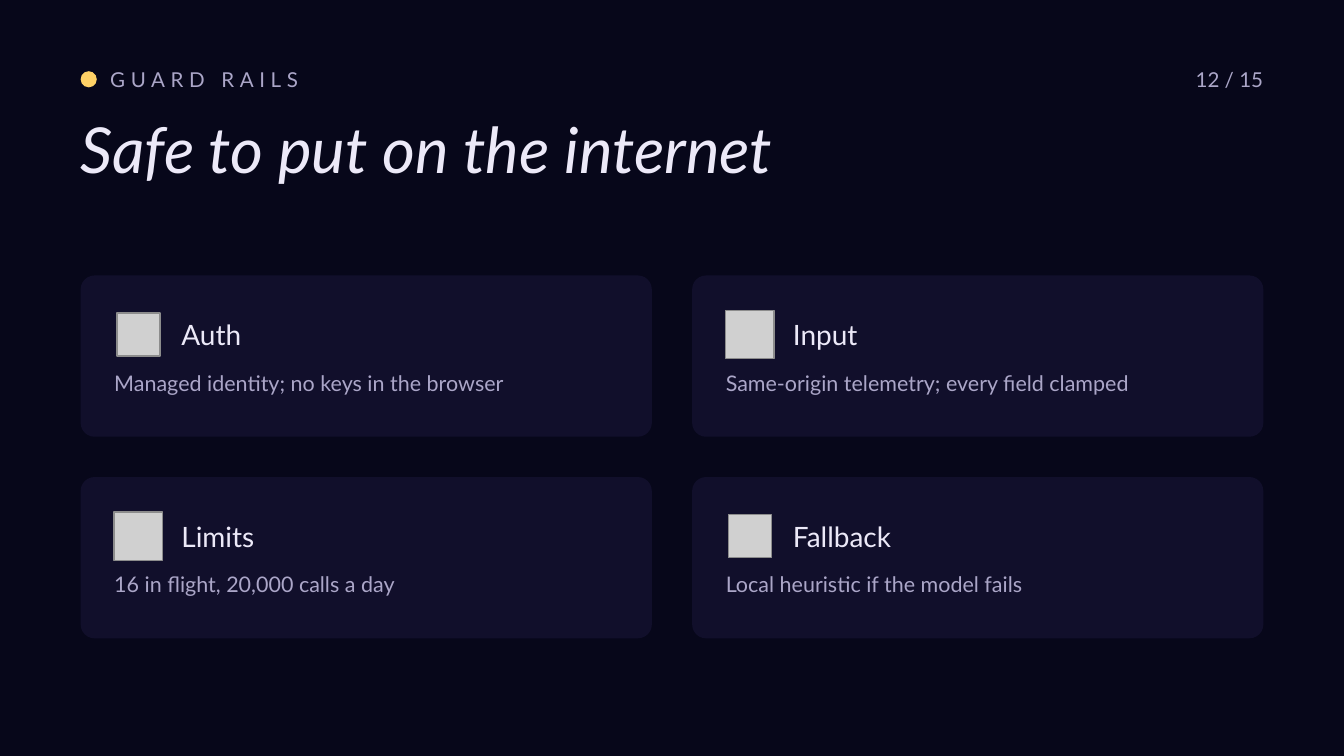
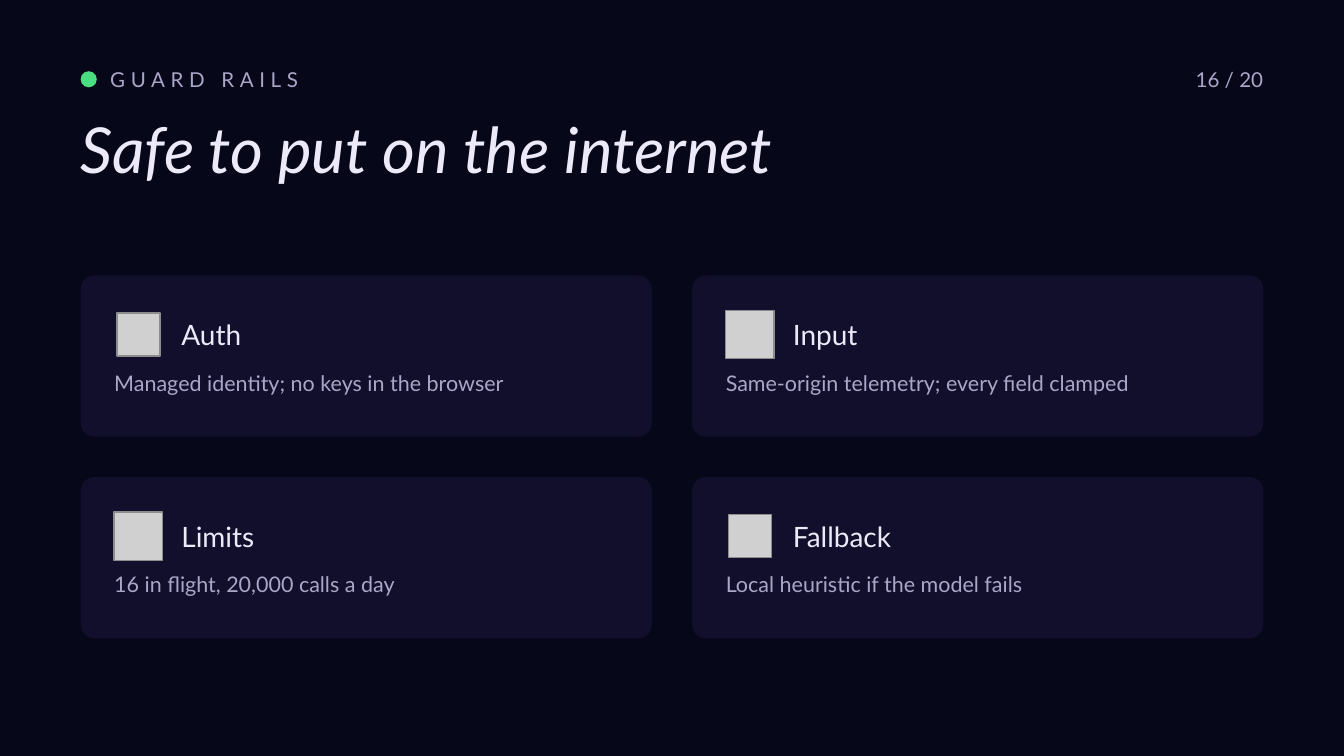
Before and after one commit to roryp/racing, a slide deck: slide 16 of docs/luna-gp-deck.pptx (slide 13 before the commit). Drawn at 1344x756 pixels with LibreOffice and Linux fonts; fonts in the diff are those of the drawing; grey boxes stand for pictures. Boxes give left, top, right and bottom in pixels: in the first picture for what was removed or moved away, otherwise in the second. Text is boxed around its words. In the diff, an @@ line names an element or a change of style, - is before the commit and + after.

```diff
--- a/docs/luna-gp-deck.pptx
+++ b/docs/luna-gp-deck.pptx
@@ ellipse at [81,71,97,87]: fill #FFD166 to #4ADE80 @@
@@ text at [1196,72,1263,87]: text changed @@
-12 / 15
+16 / 20
```
Also in this commit, not shown: 12 other slides changed, 3 slides added.
